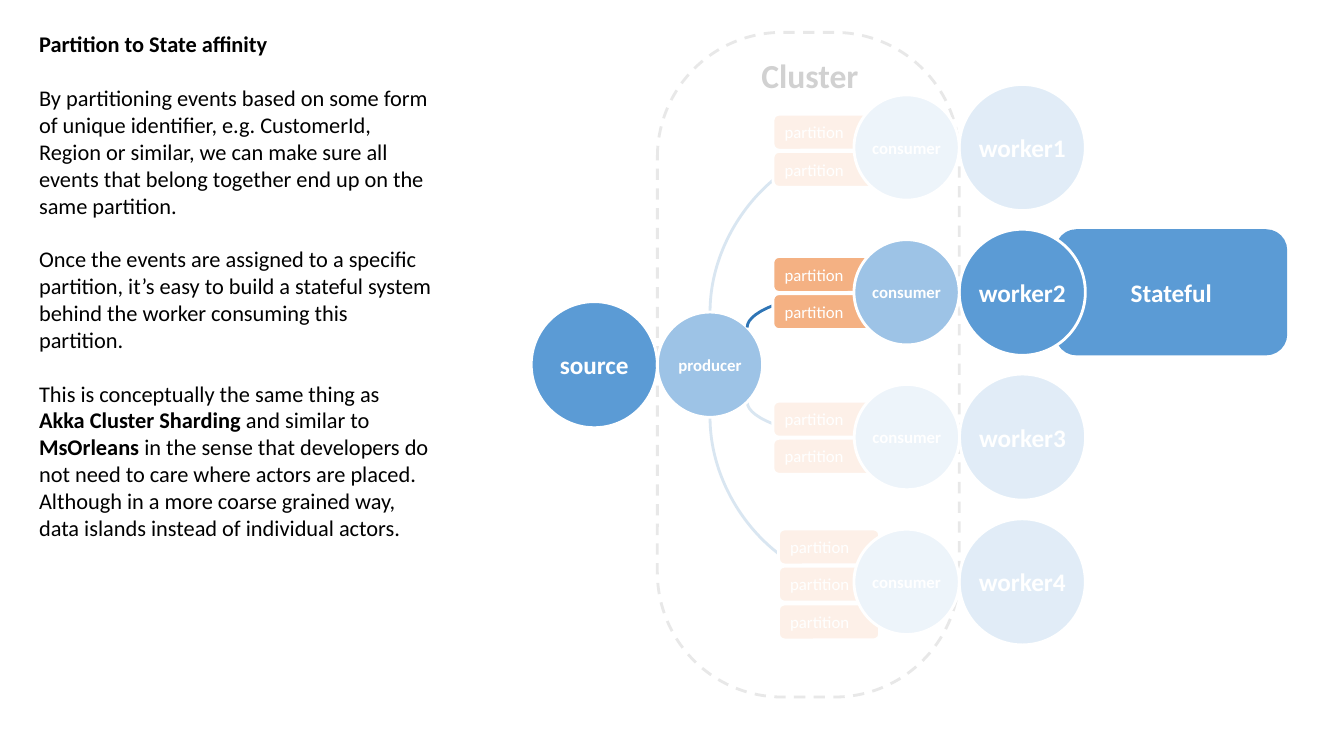
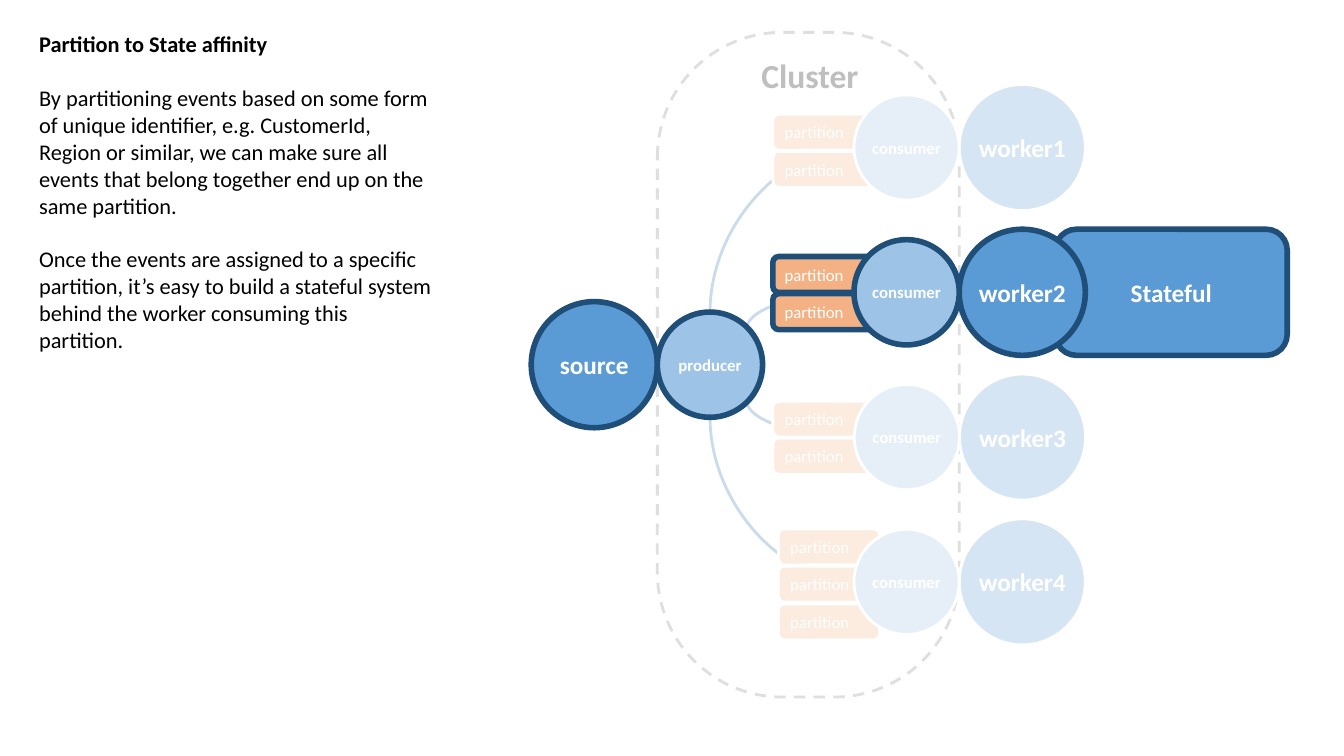
Before and after one commit to rogeralsing/Presentations, a slide deck: slide 8 of ClusterSoftware/cluster.pptx. Drawn at 1344x756 pixels with LibreOffice and Linux fonts; fonts in the diff are those of the drawing. Boxes give left, top, right and bottom in pixels: in the first picture for what was removed or moved away, otherwise in the second. Text is boxed around its words. In the diff, an @@ line names an element or a change of style, - is before the commit and + after.

```diff
--- a/ClusterSoftware/cluster.pptx
+++ b/ClusterSoftware/cluster.pptx
@@ rectangle at (x1=453, y1=0, x2=1154, y2=756): fill #FFFFFF at 82% opacity to #FFFFFF at 75% opacity @@
@@ rounded rectangle "Stateful" at (x1=1056, y1=229, x2=1288, y2=355): outline none to #1F4E79 4 pt @@
@@ outline #FFFFFF 2 pt to #1F4E79 4 pt in 6 elements at (x1=960, y1=229, x2=1086, y2=355), (x1=531, y1=301, x2=657, y2=427), (x1=657, y1=313, x2=762, y2=417), (x1=773, y1=257, x2=874, y2=293), (x1=773, y1=293, x2=874, y2=330), (x1=854, y1=240, x2=959, y2=345) @@
@@ text at (x1=39, y1=386, x2=429, y2=536): paragraphs removed @@
-This is conceptually the same thing as
-Akka Cluster Sharding and similar to MsOrleans in the sense that developers do not need to care where actors are placed.
-Although in a more coarse grained way, data islands instead of individual actors.
```
Also in this commit, not shown: 1 other slide changed, 1 slide added.
